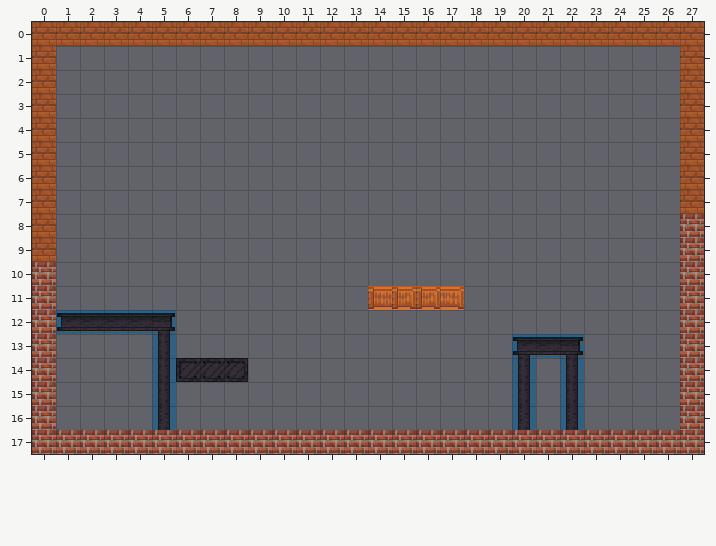
An edit to a level. Tiled map, x64/Debug/Assets/Maps/LevelTest.tmx. The picture above was drawn from the file before the commit.
Cells are 16x16 px. Shown: x 0..27, y 0..17.
Now the later version:
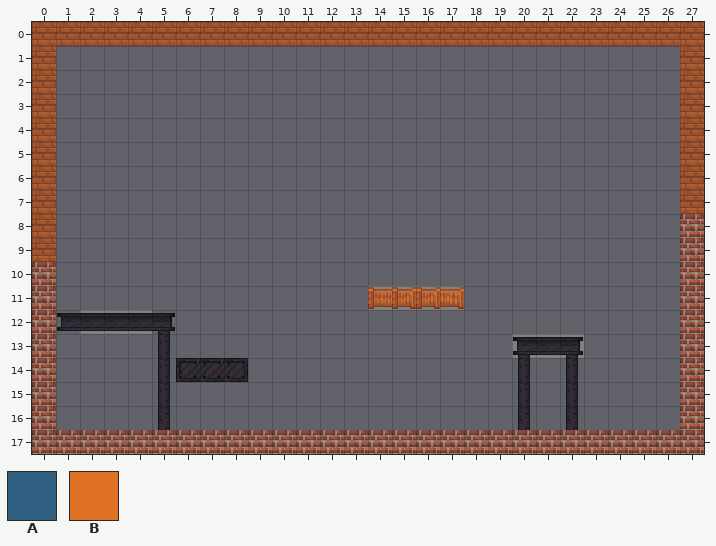
Key: from "FullTiles": A 32, B 51.
_ is an empty cell.
Change:
Layer "LevelIn" (now hidden):
The edit erases tile A in row 12 at x 1 to 5; in row 13 at x 5 and 20 to 22; in rows 14 to 16 at x 5, 20 and 22.
The edit erases tile B in row 11 at x 14 to 17.
Changed places in both pictures, as pixel boxes (x1, y1, x2, y2):
removed: (368, 286, 464, 310)
removed: (56, 310, 176, 430)
removed: (512, 334, 584, 430)
